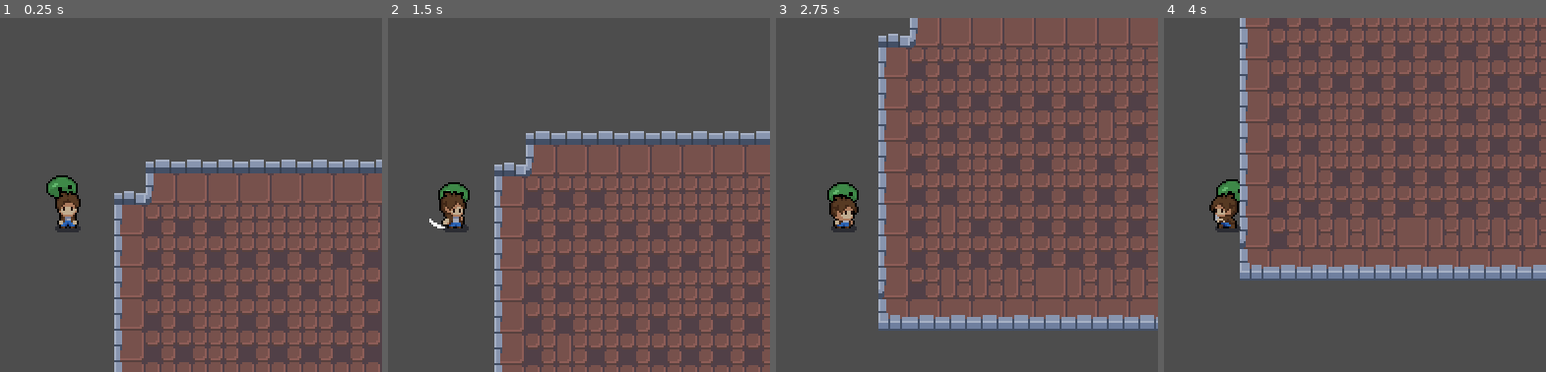
Above: before the commit, frames 1-4 (left to right).
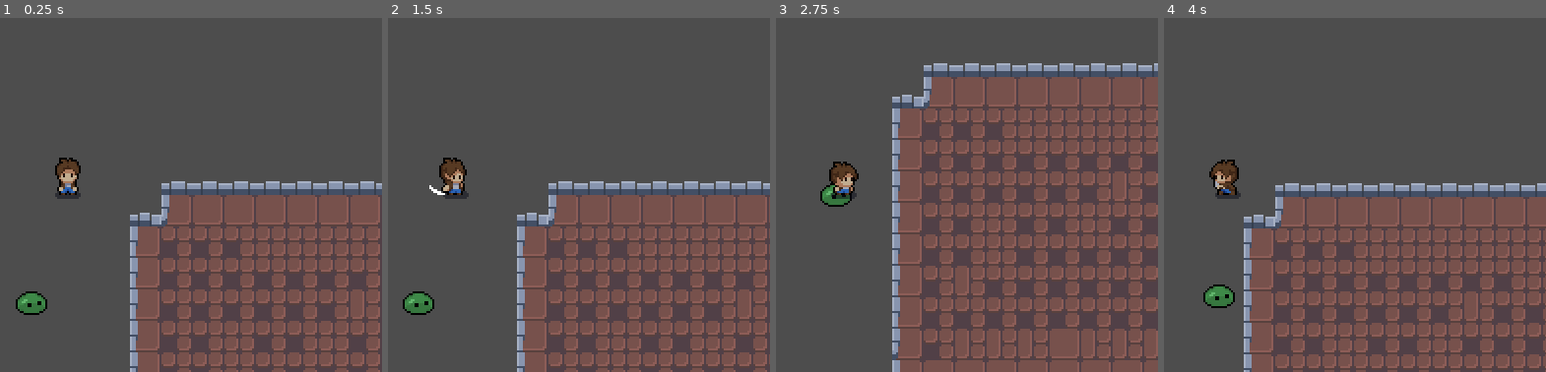
Above: after the commit, the same moments.

Repository: AlayandeWork/Rate.My.Hero
Game: Godot game, scene res://Nodes/Main/Main.tscn
Two runs of this game, one before a commit and one after it. Both use one fixed random seed, a clock stepped at 60 frames per second and the inputs below.
Inputs (mouse positions are in pixels of both pictures, inside the frame that each line leads up to):
- Up to frame 1 (0.25 s): no input
- Up to frame 2 (1.5 s): move the mouse to (594, 177) at 0.52 s; hold Right (Right) 0.53-1.28 s; hold Space (Attack) 0.53-1.28 s; move the mouse to (outside the picture) at 1.27 s; hold Down (Down) from 1.28 s (still down); tap Space (Attack) at 1.35 s
- Up to frame 3 (2.75 s): move the mouse to (905, 117) at 2.02 s; release Down (Down) at 2.03 s; hold Right (Right) from 2.03 s (still down); hold Space (Attack) from 2.03 s (still down)
- Up to frame 4 (4 s): move the mouse to (1198, 265) at 2.77 s; release Right (Right) at 2.78 s; release Space (Attack) at 2.78 s; hold Up (Up) 2.78-3.53 s; tap Space (Attack) at 2.85 s; move the mouse to (1419, 248) at 3.52 s; hold Left (Left) from 3.53 s (still down); hold Space (Attack) from 3.53 s (still down)

The runs differ from the first frame. In frame 1, 24% of the frame differs, in the area x 4-100%, y 39-100%; in frame 2, 33%; in frame 3, 45%; in frame 4, 50%, in the area x 10-100%, y 0-100%.

Commit message:
Adding player detection area collision

Diff:
--- a/Nodes/Enemy/enemy.gd
+++ b/Nodes/Enemy/enemy.gd
@@ -1,42 +1,23 @@
 extends CharacterBody2D
 
-var speed=10
-var friction=20
-var acceleration=30
-var player=null
-var isChasing=false
-@onready var animated_sprite_2d = $AnimatedSprite2D
+var player = null
+var isChasingPlayer = false
+var enemySpeed = 20
 
-var enemyHealth=100
-var playerInsidePlayerHitbox=false
-var enemyDead=false
-var enemyCooldown = true
+func _physics_process(delta):
+	if isChasingPlayer:
+		position += (player.position - position)/enemySpeed
+		print("Chasing Player")
+	else:
+		print("Not Chasing Player")
+
+func _on_enemy_detection_area_body_entered(body):
+	if body.is_in_group("player"):
+		player=body
+		isChasingPlayer = true
 
 
-func _physics_process(delta):
-	if isChasing:
-		position += (player.position - position)/speed
-		animated_sprite_2d.play("run")
-	else:
-		animated_sprite_2d.play("idle")
-
-func _on_detection_area_2d_body_entered(body):
-	player=body
-	isChasing=true
-
-func _on_detection_area_2d_body_exited(body):
-	player=null
-	isChasing=false
-
-
-func _on_hitbox_enemy_body_entered(body):
-	if body.has_method("player"):
-		playerInsidePlayerHitbox=true
-
-
-func _on_hitbox_enemy_body_exited(body):
-	if body.has_method("player"):
-		playerInsidePlayerHitbox=false
-
-func enemy():
-	pass
+func _on_enemy_detection_area_body_exited(body):
+	if body.is_in_group("player"):
+		player=body
+		isChasingPlayer = false
--- a/Nodes/Enemy/enemy.tscn
+++ b/Nodes/Enemy/enemy.tscn
@@ -75,7 +75,7 @@
 }],
 "loop": true,
 "name": &"idle",
-"speed": 5.0
+"speed": 10.0
 }, {
 "frames": [{
 "duration": 1.0,
@@ -98,44 +98,33 @@
 }],
 "loop": true,
 "name": &"run",
-"speed": 5.0
+"speed": 10.0
 }]
 
-[sub_resource type="CircleShape2D" id="CircleShape2D_10cih"]
-radius = 26.0
+[sub_resource type="CircleShape2D" id="CircleShape2D_e358f"]
+radius = 9.0
 
-[sub_resource type="CircleShape2D" id="CircleShape2D_e358f"]
-radius = 8.0
+[sub_resource type="CircleShape2D" id="CircleShape2D_xqafn"]
+radius = 22.0
 
-[sub_resource type="CircleShape2D" id="CircleShape2D_2h5el"]
-radius = 19.0
-
-[node name="Enemy" type="CharacterBody2D"]
+[node name="Enemy" type="CharacterBody2D" groups=["enemy"]]
 collision_layer = 4
 collision_mask = 2
 script = ExtResource("1_50py7")
 
 [node name="AnimatedSprite2D" type="AnimatedSprite2D" parent="."]
-position = Vector2(0, -1)
 sprite_frames = SubResource("SpriteFrames_4n6vj")
 animation = &"run"
-
-[node name="detectionArea2D" type="Area2D" parent="."]
-collision_layer = 4
-collision_mask = 2
-
-[node name="detectionCollision" type="CollisionShape2D" parent="detectionArea2D"]
-shape = SubResource("CircleShape2D_10cih")
 
 [node name="enemyCollision" type="CollisionShape2D" parent="."]
 shape = SubResource("CircleShape2D_e358f")
 
-[node name="hitboxEnemy" type="Area2D" parent="."]
+[node name="enemyDetectionArea" type="Area2D" parent="."]
+collision_layer = 4
+collision_mask = 2
 
-[node name="CollisionShape2D" type="CollisionShape2D" parent="hitboxEnemy"]
-shape = SubResource("CircleShape2D_2h5el")
+[node name="enemyDetectionCollisionShape" type="CollisionShape2D" parent="enemyDetectionArea"]
+shape = SubResource("CircleShape2D_xqafn")
 
-[connection signal="body_entered" from="detectionArea2D" to="." method="_on_detection_area_2d_body_entered"]
-[connection signal="body_exited" from="detectionArea2D" to="." method="_on_detection_area_2d_body_exited"]
-[connection signal="body_entered" from="hitboxEnemy" to="." method="_on_hitbox_enemy_body_entered"]
-[connection signal="body_exited" from="hitboxEnemy" to="." method="_on_hitbox_enemy_body_exited"]
+[connection signal="body_entered" from="enemyDetectionArea" to="." method="_on_enemy_detection_area_body_entered"]
+[connection signal="body_exited" from="enemyDetectionArea" to="." method="_on_enemy_detection_area_body_exited"]
--- a/Nodes/Hero/Hero.gd
+++ b/Nodes/Hero/Hero.gd
@@ -6,7 +6,7 @@
 
 var playerHealth = 100
 var enemyInsidePlayerHitbox = false
-var playerDead = false
+var playerIsalive= true
 var enemyCooldown = true
 
 
@@ -24,7 +24,6 @@
 	animationTree.active = true
 
 func _physics_process(delta):
-	enemyAttacking()
 	match state:
 		MOVE:
 			move_state(delta)
@@ -60,20 +59,3 @@
 
 func attack_animation_finished():
 	state = MOVE
-
-
-func _on_hitbox_hero_body_entered(body):
-	if body.has_method("enemy"):
-		enemyInsidePlayerHitbox=true
-
-
-func _on_hitbox_hero_body_exited(body):
-	if body.has_method("enemy"):
-		enemyInsidePlayerHitbox=false
-
-func player():
-	pass
-
-func enemyAttacking():
-	if enemyInsidePlayerHitbox==true:
-		print("Attacking")
--- a/Nodes/Hero/Hero.tscn
+++ b/Nodes/Hero/Hero.tscn
@@ -47,14 +47,26 @@
 tracks/3/type = "value"
 tracks/3/imported = false
 tracks/3/enabled = true
-tracks/3/path = NodePath("CollisionShape2D:position")
-tracks/3/interp = 1
-tracks/3/loop_wrap = true
-tracks/3/keys = {
-"times": PackedFloat32Array(0),
-"transitions": PackedFloat32Array(1),
-"update": 0,
-"values": [Vector2(0, 10)]
+tracks/3/path = NodePath("playerCollision:position")
+tracks/3/interp = 1
+tracks/3/loop_wrap = true
+tracks/3/keys = {
+"times": PackedFloat32Array(0),
+"transitions": PackedFloat32Array(1),
+"update": 0,
+"values": [Vector2(0, -9)]
+}
+tracks/4/type = "value"
+tracks/4/imported = false
+tracks/4/enabled = true
+tracks/4/path = NodePath("playerCollision:disabled")
+tracks/4/interp = 1
+tracks/4/loop_wrap = true
+tracks/4/keys = {
+"times": PackedFloat32Array(0),
+"transitions": PackedFloat32Array(1),
+"update": 1,
+"values": [false]
 }
 
 [sub_resource type="Animation" id="13"]
@@ -120,25 +132,13 @@
 "update": 1,
 "values": [10]
 }
-tracks/5/type = "value"
+tracks/5/type = "method"
 tracks/5/imported = false
 tracks/5/enabled = true
-tracks/5/path = NodePath("CollisionShape2D:position")
+tracks/5/path = NodePath(".")
 tracks/5/interp = 1
 tracks/5/loop_wrap = true
 tracks/5/keys = {
-"times": PackedFloat32Array(0),
-"transitions": PackedFloat32Array(1),
-"update": 0,
-"values": [Vector2(-3, 9)]
-}
-tracks/6/type = "method"
-tracks/6/imported = false
-tracks/6/enabled = true
-tracks/6/path = NodePath(".")
-tracks/6/interp = 1
-tracks/6/loop_wrap = true
-tracks/6/keys = {
 "times": PackedFloat32Array(0.3),
 "transitions": PackedFloat32Array(1),
 "values": [{
@@ -146,6 +146,30 @@
 "method": &"attack_animation_finished"
 }]
 }
+tracks/6/type = "value"
+tracks/6/imported = false
+tracks/6/enabled = true
+tracks/6/path = NodePath("playerCollision:position")
+tracks/6/interp = 1
+tracks/6/loop_wrap = true
+tracks/6/keys = {
+"times": PackedFloat32Array(0),
+"transitions": PackedFloat32Array(1),
+"update": 0,
+"values": [Vector2(-2.5, -8.5)]
+}
+tracks/7/type = "value"
+tracks/7/imported = false
+tracks/7/enabled = true
+tracks/7/path = NodePath("playerCollision:disabled")
+tracks/7/interp = 1
+tracks/7/loop_wrap = true
+tracks/7/keys = {
+"times": PackedFloat32Array(0),
+"transitions": PackedFloat32Array(1),
+"update": 1,
+"values": [false]
+}
 
 [sub_resource type="Animation" id="12"]
 resource_name = "Hero_Attack_Right"
@@ -191,14 +215,26 @@
 tracks/3/type = "value"
 tracks/3/imported = false
 tracks/3/enabled = true
-tracks/3/path = NodePath("CollisionShape2D:position")
-tracks/3/interp = 1
-tracks/3/loop_wrap = true
-tracks/3/keys = {
-"times": PackedFloat32Array(0),
-"transitions": PackedFloat32Array(1),
-"update": 0,
-"values": [Vector2(3, 10)]
+tracks/3/path = NodePath("playerCollision:position")
+tracks/3/interp = 1
+tracks/3/loop_wrap = true
+tracks/3/keys = {
+"times": PackedFloat32Array(0),
+"transitions": PackedFloat32Array(1),
+"update": 0,
+"values": [Vector2(2.5, -8)]
+}
+tracks/4/type = "value"
+tracks/4/imported = false
+tracks/4/enabled = true
+tracks/4/path = NodePath("playerCollision:disabled")
+tracks/4/interp = 1
+tracks/4/loop_wrap = true
+tracks/4/keys = {
+"times": PackedFloat32Array(0),
+"transitions": PackedFloat32Array(1),
+"update": 1,
+"values": [false]
 }
 
 [sub_resource type="Animation" id="14"]
@@ -245,14 +281,26 @@
 tracks/3/type = "value"
 tracks/3/imported = false
 tracks/3/enabled = true
-tracks/3/path = NodePath("CollisionShape2D:position")
-tracks/3/interp = 1
-tracks/3/loop_wrap = true
-tracks/3/keys = {
-"times": PackedFloat32Array(0),
-"transitions": PackedFloat32Array(1),
-"update": 0,
-"values": [Vector2(1, 10)]
+tracks/3/path = NodePath("playerCollision:position")
+tracks/3/interp = 1
+tracks/3/loop_wrap = true
+tracks/3/keys = {
+"times": PackedFloat32Array(0),
+"transitions": PackedFloat32Array(1),
+"update": 0,
+"values": [Vector2(2, -8)]
+}
+tracks/4/type = "value"
+tracks/4/imported = false
+tracks/4/enabled = true
+tracks/4/path = NodePath("playerCollision:disabled")
+tracks/4/interp = 1
+tracks/4/loop_wrap = true
+tracks/4/keys = {
+"times": PackedFloat32Array(0),
+"transitions": PackedFloat32Array(1),
+"update": 1,
+"values": [false]
 }
 
 [sub_resource type="Animation" id="15"]
@@ -269,6 +317,18 @@
 "transitions": PackedFloat32Array(1, 1, 1),
 "update": 1,
 "values": [54, 55, 56]
+}
+tracks/1/type = "value"
+tracks/1/imported = false
+tracks/1/enabled = true
+tracks/1/path = NodePath("playerCollision:disabled")
+tracks/1/interp = 1
+tracks/1/loop_wrap = true
+tracks/1/keys = {
+"times": PackedFloat32Array(0),
+"transitions": PackedFloat32Array(1),
+"update": 1,
+"values": [true]
 }
 
 [sub_resource type="Animation" id="2"]
@@ -302,14 +362,26 @@
 tracks/2/type = "value"
 tracks/2/imported = false
 tracks/2/enabled = true
-tracks/2/path = NodePath("CollisionShape2D:position")
-tracks/2/interp = 1
-tracks/2/loop_wrap = true
-tracks/2/keys = {
-"times": PackedFloat32Array(0),
-"transitions": PackedFloat32Array(1),
-"update": 0,
-"values": [Vector2(0, 9)]
+tracks/2/path = NodePath("playerCollision:position")
+tracks/2/interp = 1
+tracks/2/loop_wrap = true
+tracks/2/keys = {
+"times": PackedFloat32Array(0),
+"transitions": PackedFloat32Array(1),
+"update": 0,
+"values": [Vector2(0, -8)]
+}
+tracks/3/type = "value"
+tracks/3/imported = false
+tracks/3/enabled = true
+tracks/3/path = NodePath("playerCollision:disabled")
+tracks/3/interp = 1
+tracks/3/loop_wrap = true
+tracks/3/keys = {
+"times": PackedFloat32Array(0),
+"transitions": PackedFloat32Array(1),
+"update": 1,
+"values": [false]
 }
 
 [sub_resource type="Animation" id="5"]
@@ -379,14 +451,26 @@
 tracks/5/type = "value"
 tracks/5/imported = false
 tracks/5/enabled = true
-tracks/5/path = NodePath("CollisionShape2D:position")
+tracks/5/path = NodePath("playerCollision:position")
 tracks/5/interp = 1
 tracks/5/loop_wrap = true
 tracks/5/keys = {
 "times": PackedFloat32Array(0),
 "transitions": PackedFloat32Array(1),
 "update": 0,
-"values": [Vector2(0, 9)]
+"values": [Vector2(0, -9)]
+}
+tracks/6/type = "value"
+tracks/6/imported = false
+tracks/6/enabled = true
+tracks/6/path = NodePath("playerCollision:disabled")
+tracks/6/interp = 1
+tracks/6/loop_wrap = true
+tracks/6/keys = {
+"times": PackedFloat32Array(0),
+"transitions": PackedFloat32Array(1),
+"update": 1,
+"values": [false]
 }
 
 [sub_resource type="Animation" id="4"]
@@ -420,14 +504,26 @@
 tracks/2/type = "value"
 tracks/2/imported = false
 tracks/2/enabled = true
-tracks/2/path = NodePath("CollisionShape2D:position")
-tracks/2/interp = 1
-tracks/2/loop_wrap = true
-tracks/2/keys = {
-"times": PackedFloat32Array(0),
-"transitions": PackedFloat32Array(1),
-"update": 0,
-"values": [Vector2(1, 9)]
+tracks/2/path = NodePath("playerCollision:position")
+tracks/2/interp = 1
+tracks/2/loop_wrap = true
+tracks/2/keys = {
+"times": PackedFloat32Array(0),
+"transitions": PackedFloat32Array(1),
+"update": 0,
+"values": [Vector2(0, -9)]
+}
+tracks/3/type = "value"
+tracks/3/imported = false
+tracks/3/enabled = true
+tracks/3/path = NodePath("playerCollision:disabled")
+tracks/3/interp = 1
+tracks/3/loop_wrap = true
+tracks/3/keys = {
+"times": PackedFloat32Array(0),
+"transitions": PackedFloat32Array(1),
+"update": 1,
+"values": [false]
 }
 
 [sub_resource type="Animation" id="6"]
@@ -461,14 +557,26 @@
 tracks/2/type = "value"
 tracks/2/imported = false
 tracks/2/enabled = true
-tracks/2/path = NodePath("CollisionShape2D:position")
-tracks/2/interp = 1
-tracks/2/loop_wrap = true
-tracks/2/keys = {
-"times": PackedFloat32Array(0),
-"transitions": PackedFloat32Array(1),
-"update": 0,
-"values": [Vector2(0, 9)]
+tracks/2/path = NodePath("playerCollision:position")
+tracks/2/interp = 1
+tracks/2/loop_wrap = true
+tracks/2/keys = {
+"times": PackedFloat32Array(0),
+"transitions": PackedFloat32Array(1),
+"update": 0,
+"values": [Vector2(0, -9)]
+}
+tracks/3/type = "value"
+tracks/3/imported = false
+tracks/3/enabled = true
+tracks/3/path = NodePath("playerCollision:disabled")
+tracks/3/interp = 1
+tracks/3/loop_wrap = true
+tracks/3/keys = {
+"times": PackedFloat32Array(0),
+"transitions": PackedFloat32Array(1),
+"update": 1,
+"values": [false]
 }
 
 [sub_resource type="Animation" id="7"]
@@ -502,14 +610,26 @@
 tracks/2/type = "value"
 tracks/2/imported = false
 tracks/2/enabled = true
-tracks/2/path = NodePath("CollisionShape2D:position")
-tracks/2/interp = 1
-tracks/2/loop_wrap = true
-tracks/2/keys = {
-"times": PackedFloat32Array(0),
-"transitions": PackedFloat32Array(1),
-"update": 0,
-"values": [Vector2(0, 9)]
+tracks/2/path = NodePath("playerCollision:position")
+tracks/2/interp = 1
+tracks/2/loop_wrap = true
+tracks/2/keys = {
+"times": PackedFloat32Array(0),
+"transitions": PackedFloat32Array(1),
+"update": 0,
+"values": [Vector2(0, -9)]
+}
+tracks/3/type = "value"
+tracks/3/imported = false
+tracks/3/enabled = true
+tracks/3/path = NodePath("playerCollision:disabled")
+tracks/3/interp = 1
+tracks/3/loop_wrap = true
+tracks/3/keys = {
+"times": PackedFloat32Array(0),
+"transitions": PackedFloat32Array(1),
+"update": 1,
+"values": [false]
 }
 
 [sub_resource type="Animation" id="9"]
@@ -579,14 +699,26 @@
 tracks/5/type = "value"
 tracks/5/imported = false
 tracks/5/enabled = true
-tracks/5/path = NodePath("CollisionShape2D:position")
+tracks/5/path = NodePath("playerCollision:position")
 tracks/5/interp = 1
 tracks/5/loop_wrap = true
 tracks/5/keys = {
 "times": PackedFloat32Array(0),
 "transitions": PackedFloat32Array(1),
 "update": 0,
-"values": [Vector2(-1, 8)]
+"values": [Vector2(0, -10)]
+}
+tracks/6/type = "value"
+tracks/6/imported = false
+tracks/6/enabled = true
+tracks/6/path = NodePath("playerCollision:disabled")
+tracks/6/interp = 1
+tracks/6/loop_wrap = true
+tracks/6/keys = {
+"times": PackedFloat32Array(0),
+"transitions": PackedFloat32Array(1),
+"update": 1,
+"values": [false]
 }
 
 [sub_resource type="Animation" id="8"]
@@ -620,14 +752,26 @@
 tracks/2/type = "value"
 tracks/2/imported = false
 tracks/2/enabled = true
-tracks/2/path = NodePath("CollisionShape2D:position")
-tracks/2/interp = 1
-tracks/2/loop_wrap = true
-tracks/2/keys = {
-"times": PackedFloat32Array(0),
-"transitions": PackedFloat32Array(1),
-"update": 0,
-"values": [Vector2(1, 8)]
+tracks/2/path = NodePath("playerCollision:position")
+tracks/2/interp = 1
+tracks/2/loop_wrap = true
+tracks/2/keys = {
+"times": PackedFloat32Array(0),
+"transitions": PackedFloat32Array(1),
+"update": 0,
+"values": [Vector2(0.375, -10)]
+}
+tracks/3/type = "value"
+tracks/3/imported = false
+tracks/3/enabled = true
+tracks/3/path = NodePath("playerCollision:disabled")
+tracks/3/interp = 1
+tracks/3/loop_wrap = true
+tracks/3/keys = {
+"times": PackedFloat32Array(0),
+"transitions": PackedFloat32Array(1),
+"update": 1,
+"values": [false]
 }
 
 [sub_resource type="Animation" id="10"]
@@ -661,14 +805,26 @@
 tracks/2/type = "value"
 tracks/2/imported = false
 tracks/2/enabled = true
-tracks/2/path = NodePath("CollisionShape2D:position")
-tracks/2/interp = 1
-tracks/2/loop_wrap = true
-tracks/2/keys = {
-"times": PackedFloat32Array(0),
-"transitions": PackedFloat32Array(1),
-"update": 0,
-"values": [Vector2(0, 8)]
+tracks/2/path = NodePath("playerCollision:position")
+tracks/2/interp = 1
+tracks/2/loop_wrap = true
+tracks/2/keys = {
+"times": PackedFloat32Array(0),
+"transitions": PackedFloat32Array(1),
+"update": 0,
+"values": [Vector2(0, -9)]
+}
+tracks/3/type = "value"
+tracks/3/imported = false
+tracks/3/enabled = true
+tracks/3/path = NodePath("playerCollision:disabled")
+tracks/3/interp = 1
+tracks/3/loop_wrap = true
+tracks/3/keys = {
+"times": PackedFloat32Array(0),
+"transitions": PackedFloat32Array(1),
+"update": 1,
+"values": [false]
 }
 
 [sub_resource type="Animation" id="3"]
@@ -736,7 +892,7 @@
 tracks/5/type = "value"
 tracks/5/imported = false
 tracks/5/enabled = true
-tracks/5/path = NodePath("CollisionShape2D:position")
+tracks/5/path = NodePath("playerCollision:position")
 tracks/5/interp = 1
 tracks/5/loop_wrap = true
 tracks/5/keys = {
@@ -744,6 +900,18 @@
 "transitions": PackedFloat32Array(1),
 "update": 0,
 "values": [Vector2(0.5, 3.5)]
+}
+tracks/6/type = "value"
+tracks/6/imported = false
+tracks/6/enabled = true
+tracks/6/path = NodePath("playerCollision:disabled")
+tracks/6/interp = 1
+tracks/6/loop_wrap = true
+tracks/6/keys = {
+"times": PackedFloat32Array(0),
+"transitions": PackedFloat32Array(1),
+"update": 1,
+"values": [true]
 }
 
 [sub_resource type="AnimationLibrary" id="AnimationLibrary_40b86"]
@@ -851,14 +1019,13 @@
 transitions = ["Idle", "Run", SubResource("29"), "Run", "Idle", SubResource("30"), "Idle", "Attack", SubResource("40"), "Attack", "Idle", SubResource("41")]
 graph_offset = Vector2(0, 185.851)
 
-[sub_resource type="CapsuleShape2D" id="CapsuleShape2D_pa7el"]
-radius = 3.0
-height = 12.0
-
-[sub_resource type="CircleShape2D" id="CircleShape2D_jonov"]
-radius = 16.0
-
-[node name="Hero" type="CharacterBody2D"]
+[sub_resource type="RectangleShape2D" id="RectangleShape2D_qcog5"]
+size = Vector2(10, 15.75)
+
+[sub_resource type="CircleShape2D" id="CircleShape2D_w7q4v"]
+radius = 19.6469
+
+[node name="Hero" type="CharacterBody2D" groups=["player"]]
 process_mode = 3
 z_index = 2
 collision_layer = 2
@@ -866,6 +1033,7 @@
 script = ExtResource("2")
 
 [node name="Sprite2D" type="Sprite2D" parent="."]
+position = Vector2(0, -17)
 texture = ExtResource("1")
 hframes = 6
 vframes = 10
@@ -880,26 +1048,20 @@
 "": SubResource("AnimationLibrary_40b86")
 }
 tree_root = SubResource("16")
+advance_expression_base_node = NodePath("")
 anim_player = NodePath("../AnimationPlayer")
 parameters/Attack/blend_position = Vector2(0, 0)
 parameters/Idle/blend_position = Vector2(-0.449606, 0.597884)
 parameters/Run/blend_position = Vector2(0, 0)
 
-[node name="CollisionShape2D" type="CollisionShape2D" parent="."]
+[node name="playerCollision" type="CollisionShape2D" parent="."]
 position = Vector2(0.5, 3.5)
-shape = SubResource("CapsuleShape2D_pa7el")
+shape = SubResource("RectangleShape2D_qcog5")
+disabled = true
 
 [node name="Camera2D" type="Camera2D" parent="."]
 
-[node name="hitboxHero" type="Area2D" parent="."]
-
-[node name="CollisionShape2D" type="CollisionShape2D" parent="hitboxHero"]
-position = Vector2(0, 8)
-shape = SubResource("CircleShape2D_jonov")
-
-[node name="invincibilityFrame" type="Timer" parent="."]
-wait_time = 0.5
-
-[connection signal="body_entered" from="hitboxHero" to="." method="_on_hitbox_hero_body_entered"]
-[connection signal="body_exited" from="hitboxHero" to="." method="_on_hitbox_hero_body_exited"]
-[connection signal="timeout" from="invincibilityFrame" to="." method="_on_invincibility_frame_timeout"]
+[node name="playerDetectionArea" type="Area2D" parent="."]
+
+[node name="playerDetectionAreaCollsion" type="CollisionShape2D" parent="playerDetectionArea"]
+shape = SubResource("CircleShape2D_w7q4v")
--- a/Nodes/Main/Main.tscn
+++ b/Nodes/Main/Main.tscn
@@ -19,3 +19,4 @@
 [node name="Hero" parent="." instance=ExtResource("5_pxjaw")]
 
 [node name="Enemy" parent="." instance=ExtResource("4_ion8y")]
+position = Vector2(-18, 54)
Not shown: 1 places in Nodes/Enemy/enemy.tscn that only renumber resources
